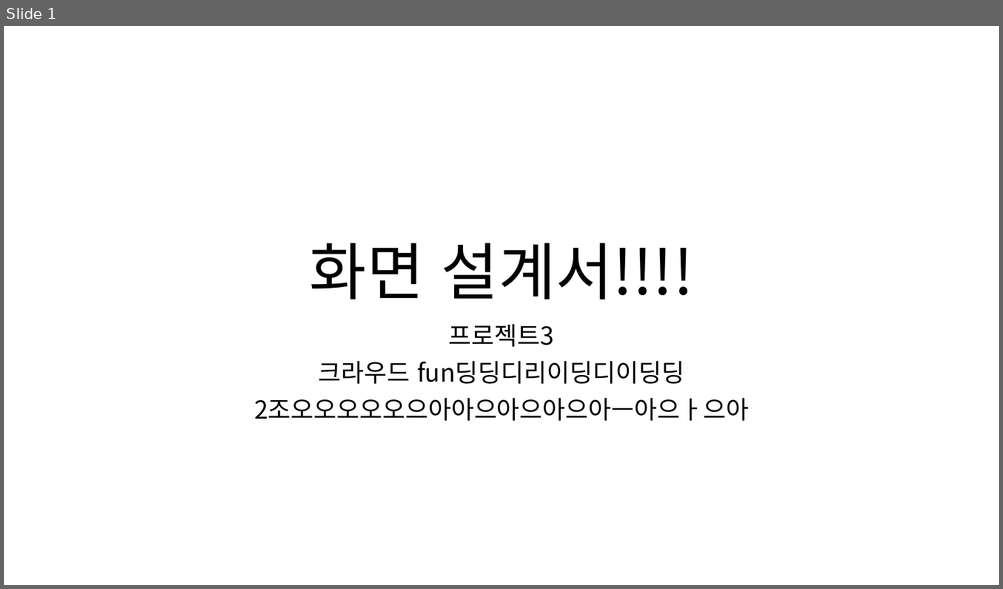
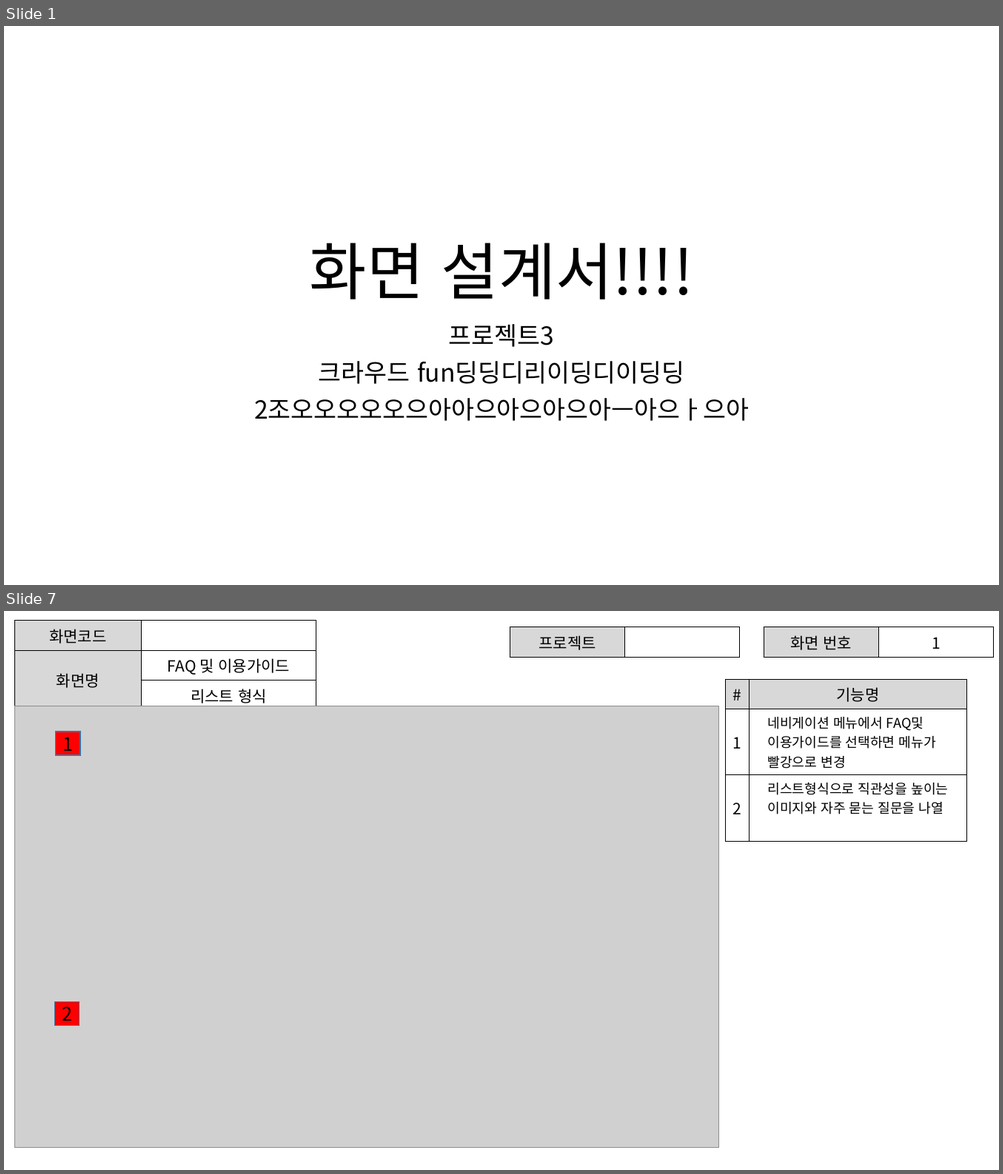
Before and after one commit to ezenteam2/RentalEquip, a slide deck: 0 발표용 파워포인트/0313 2차발표/0313 project04 - 파워포인트 - 형준.pptx. Shown one above the other, each under a label of ours: slide 1 before the commit, slides 1 and 7 after it; the slides between them are not shown. The pictures are 1003x589 and 1003x1174 pixels, drawn with LibreOffice and Linux fonts; fonts in the diff are those of the drawing; grey boxes stand for pictures. Boxes give left, top, right and bottom in pixels: in the first picture for what was removed or moved away, otherwise in the second. Text is boxed around its words. In the diff, an @@ line names an element or a change of style, - is before the commit and + after.

```diff
--- a/0 발표용 파워포인트/0313 2차발표/0313 project04 - 파워포인트 - 형준.pptx
+++ b/0 발표용 파워포인트/0313 2차발표/0313 project04 - 파워포인트 - 형준.pptx
@@ slide 7 added at (x1=4, y1=611, x2=999, y2=1170), background #FFFFFF @@
@@ table added at (x1=14, y1=621, x2=316, y2=706), 3 rows, 2 columns @@
+화면코드 | 
+화면명 | FAQ 및 이용가이드
+ | 리스트 형식
@@ table added at (x1=510, y1=627, x2=740, y2=653), 1 rows, 2 columns @@
+프로젝트 | 
@@ table added at (x1=763, y1=627, x2=993, y2=653), 1 rows, 2 columns @@
+화면 번호 | 1
@@ table added at (x1=726, y1=680, x2=967, y2=829), 3 rows, 2 columns @@
+# | 기능명
+1 | 네비게이션 메뉴에서 FAQ및 이용가이드를 선택하면 메뉴가 빨강으로 변경
+2 | 리스트형식으로 직관성을 높이는 이미지와 자주 묻는 질문을 나열
@@ picture added at (x1=14, y1=706, x2=718, y2=1148) @@
@@ rectangle added at (x1=56, y1=732, x2=80, y2=756), fill #FF0000, outline #43739E 1 pt, 18 pt, text #000000 @@
+1
@@ rectangle added at (x1=55, y1=1002, x2=79, y2=1026), fill #FF0000, outline #43739E 1 pt, 18 pt, text #000000 @@
+2
```
Also in this commit, not shown: 15 other slides added.
